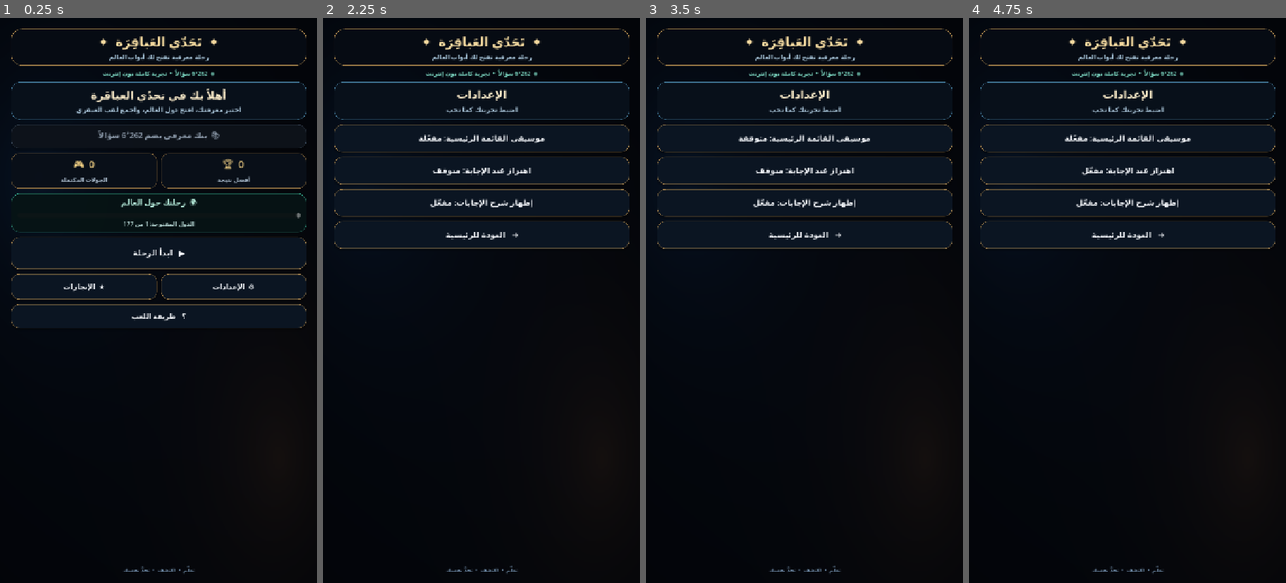
Above: before the commit, frames 1-4 (left to right).
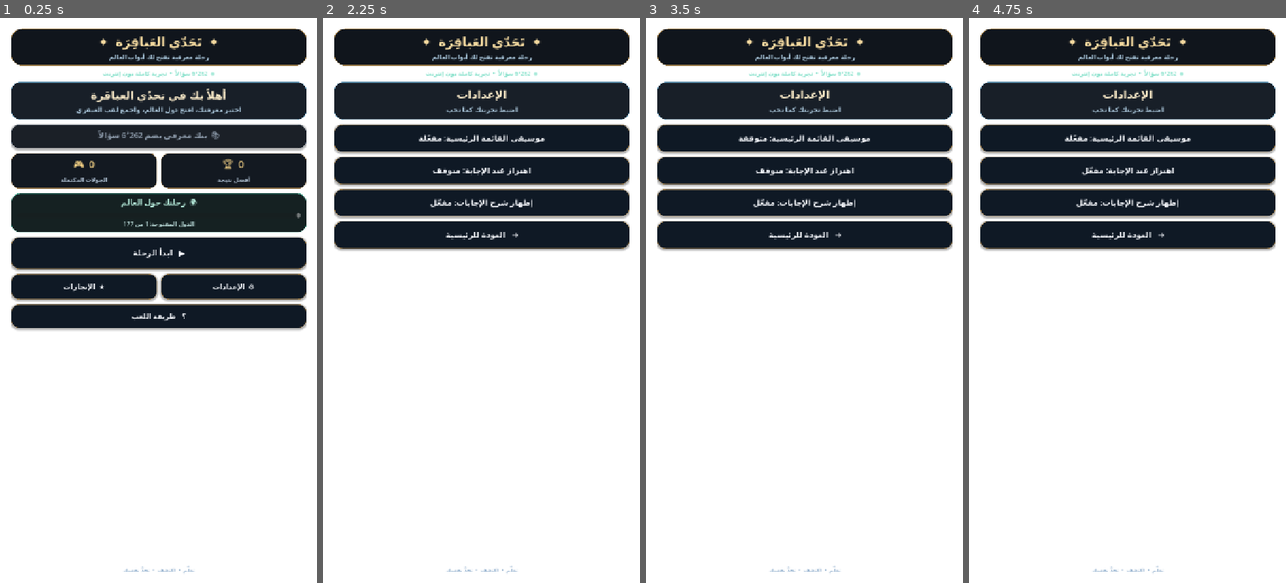
Above: after the commit, the same moments.

Repository: mahdialloui01-art/challenge-
Game: Godot game, scene res://scenes/main.tscn
Two runs of this game, one before a commit and one after it. Both use one fixed random seed, a clock stepped at 60 frames per second and the inputs below.
Inputs:
- Up to frame 1 (0.25 s): no input
- Up to frame 2 (2.25 s): click "▶ ابدأ الرحلة" at 0.5 s; click "⌂ الرئيسية" at 1.25 s; click "⚙ الإعدادات" at 2 s
- Up to frame 3 (3.5 s): click "موسيقى القائمة الرئيسية: مفعّ…" at 2.75 s
- Up to frame 4 (4.75 s): click "موسيقى القائمة الرئيسية: متوق…" at 3.5 s; click "اهتزاز عند الإجابة: متوقف" at 4.25 s

The runs differ from the first frame. In frame 1, 59% of the frame differs, in the area x 0-100%, y 0-100%; in frame 2, 70%; in frame 3, 70%; in frame 4, 70%.

Commit message:
Restyle quiz screen with glowing warm gold and bronze theme

Diff:
--- a/scripts/main.gd
+++ b/scripts/main.gd
@@ -100,7 +100,7 @@
         if question_timer.time_left <= 5.0:
             time_label.add_theme_color_override("font_color", Color("#ff7788"))
         else:
-            time_label.add_theme_color_override("font_color", Color("#ffbd73"))
+            time_label.add_theme_color_override("font_color", Color("#ffb45e"))
     for gem in get_tree().get_nodes_in_group("map_gems"):
         if is_instance_valid(gem):
             gem.rotate_y(delta * 0.9)
@@ -468,7 +468,7 @@
     float glow_a = exp(-length((uv - vec2(0.12, 0.28)) * vec2(1.0, 1.2)) * 4.0);
     float glow_b = exp(-length((uv - vec2(0.88, 0.78)) * vec2(1.1, 1.0)) * 5.0);
     float vignette = 1.0 - smoothstep(0.15, 0.95, length(p));
-    vec3 base = vec3(0.012, 0.021, 0.042) + vec3(0.018, 0.060, 0.11) * glow_a + vec3(0.075, 0.045, 0.018) * glow_b;
+    vec3 warm_a = exp(-length((uv - vec2(0.08, 0.18)) * vec2(1.0, 1.1)) * 3.0);\n    vec3 warm_b = exp(-length((uv - vec2(0.92, 0.82)) * vec2(1.0, 1.0)) * 3.8;\n    vec3 base = vec3(0.018, 0.009, 0.006) + vec3(0.16, 0.055, 0.012) * glow_a + vec3(0.12, 0.035, 0.008) * glow_b + vec3(0.11, 0.045, 0.012) * warm_a + vec3(0.10, 0.025, 0.008) * warm_b;
     COLOR = vec4(base * (0.76 + 0.24 * vignette), 1.0);
 }
 """
@@ -1263,17 +1263,17 @@
     eyebrow.text = "✦  تحدّي العباقرة  ✦     •     " + current_country_name
     eyebrow.horizontal_alignment = HORIZONTAL_ALIGNMENT_CENTER
     eyebrow.add_theme_font_size_override("font_size", 15)
-    eyebrow.add_theme_color_override("font_color", Color("#83dff4"))
+    eyebrow.add_theme_color_override("font_color", Color("#ffd27a"))
     content.add_child(eyebrow)
 
     var top_row := HBoxContainer.new()
     top_row.add_theme_constant_override("separation", 8)
     content.add_child(top_row)
 
-    var category_card := _make_quiz_info_card("المجال", str(item.get("category", "معارف عامة")), Color("#75d9f4"))
+    var category_card := _make_quiz_info_card("المجال", str(item.get("category", "معارف عامة")), Color("#e8a84c"))
     category_card.size_flags_horizontal = Control.SIZE_EXPAND_FILL
     top_row.add_child(category_card)
-    var score_card := _make_quiz_info_card("رصيدك", "★  %d" % score, Color("#ffd477"))
+    var score_card := _make_quiz_info_card("رصيدك", "★  %d" % score, Color("#ffe2a0"))
     score_card.size_flags_horizontal = Control.SIZE_EXPAND_FILL
     top_row.add_child(score_card)
     score_label = score_card.get_meta("value_label") as Label
@@ -1286,7 +1286,7 @@
     progress_label.text = "السؤال  %02d   /   %02d" % [question_index + 1, question_order.size()]
     progress_label.horizontal_alignment = HORIZONTAL_ALIGNMENT_CENTER
     progress_label.add_theme_font_size_override("font_size", 16)
-    progress_label.add_theme_color_override("font_color", Color("#dcecff"))
+    progress_label.add_theme_color_override("font_color", Color("#f6d9a4"))
     content.add_child(progress_label)
 
     var progress_track := ProgressBar.new()
@@ -1296,23 +1296,23 @@
     progress_track.show_percentage = false
     progress_track.custom_minimum_size = Vector2(0, 9)
     var progress_bg := StyleBoxFlat.new()
-    progress_bg.bg_color = Color("#142b43")
+    progress_bg.bg_color = Color("#2b160c")
     progress_bg.set_corner_radius_all(8)
     progress_track.add_theme_stylebox_override("background", progress_bg)
     var progress_fill := StyleBoxFlat.new()
-    progress_fill.bg_color = Color("#42c7dc")
+    progress_fill.bg_color = Color("#ffb84d")
     progress_fill.set_corner_radius_all(8)
     progress_track.add_theme_stylebox_override("fill", progress_fill)
     content.add_child(progress_track)
 
     var question_panel := PanelContainer.new()
     var question_style := StyleBoxFlat.new()
-    question_style.bg_color = Color(0.035, 0.075, 0.13, 0.98)
-    question_style.border_color = Color("#4b9eae")
+    question_style.bg_color = Color(0.075, 0.030, 0.012, 0.99)
+    question_style.border_color = Color("#ffbd62")
     question_style.set_border_width_all(2)
     question_style.set_corner_radius_all(24)
-    question_style.shadow_color = Color(0.0, 0.55, 0.85, 0.20)
-    question_style.shadow_size = 16
+    question_style.shadow_color = Color(1.0, 0.42, 0.06, 0.42)
+    question_style.shadow_size = 24
     question_style.shadow_offset = Vector2(0, 5)
     question_style.content_margin_left = 20
     question_style.content_margin_right = 20
@@ -1330,7 +1330,7 @@
     question_kicker.text = "السؤال"
     question_kicker.horizontal_alignment = HORIZONTAL_ALIGNMENT_CENTER
     question_kicker.add_theme_font_size_override("font_size", 15)
-    question_kicker.add_theme_color_override("font_color", Color("#f1c978"))
+    question_kicker.add_theme_color_override("font_color", Color("#ffce76"))
     question_box.add_child(question_kicker)
 
     question_label = Label.new()
@@ -1340,14 +1340,14 @@
     question_label.autowrap_mode = TextServer.AUTOWRAP_WORD_SMART
     question_label.custom_minimum_size.y = 132
     question_label.add_theme_font_size_override("font_size", 25)
-    question_label.add_theme_color_override("font_color", Color("#f5f8ff"))
+    question_label.add_theme_color_override("font_color", Color("#fff2d8"))
     question_box.add_child(question_label)
 
     var answers_title := Label.new()
     answers_title.text = "اختر الإجابة الصحيحة"
     answers_title.horizontal_alignment = HORIZONTAL_ALIGNMENT_RIGHT
     answers_title.add_theme_font_size_override("font_size", 15)
-    answers_title.add_theme_color_override("font_color", Color("#9dbbd4"))
+    answers_title.add_theme_color_override("font_color", Color("#d8b98b"))
     content.add_child(answers_title)
 
     var options: Array = item.get("answers", [])
@@ -1385,8 +1385,8 @@
 func _make_quiz_info_card(caption: String, value: String, accent: Color) -> PanelContainer:
     var panel := PanelContainer.new()
     var style := StyleBoxFlat.new()
-    style.bg_color = Color(0.035, 0.075, 0.13, 0.96)
-    style.border_color = accent.darkened(0.38)
+    style.bg_color = Color(0.075, 0.032, 0.014, 0.98)
+    style.border_color = accent.lightened(0.08)
     style.set_border_width_all(1)
     style.set_corner_radius_all(15)
     style.content_margin_left = 7
@@ -1401,7 +1401,7 @@
     title.text = caption
     title.horizontal_alignment = HORIZONTAL_ALIGNMENT_CENTER
     title.add_theme_font_size_override("font_size", 12)
-    title.add_theme_color_override("font_color", Color("#91a9c2"))
+    title.add_theme_color_override("font_color", Color("#c9a878"))
     stack.add_child(title)
     var value_label := Label.new()
     value_label.text = value
@@ -1424,12 +1424,12 @@
     button.add_theme_color_override("font_hover_color", Color("#ffffff"))
     button.add_theme_color_override("font_pressed_color", Color("#ffffff"))
     var normal := StyleBoxFlat.new()
-    normal.bg_color = Color(0.045, 0.095, 0.16, 0.98)
-    normal.border_color = Color("#315b78")
+    normal.bg_color = Color(0.09, 0.038, 0.016, 0.99)
+    normal.border_color = Color("#a9632a")
     normal.set_border_width_all(1)
     normal.set_corner_radius_all(18)
-    normal.shadow_color = Color(0.0, 0.0, 0.0, 0.24)
-    normal.shadow_size = 5
+    normal.shadow_color = Color(1.0, 0.40, 0.06, 0.34)
+    normal.shadow_size = 10
     normal.shadow_offset = Vector2(0, 3)
     normal.content_margin_left = 18
     normal.content_margin_right = 18
@@ -1437,11 +1437,11 @@
     normal.content_margin_bottom = 9
     button.add_theme_stylebox_override("normal", normal)
     var hover := normal.duplicate()
-    hover.bg_color = Color("#123653")
-    hover.border_color = Color("#64d7e8")
+    hover.bg_color = Color("#4b260f")
+    hover.border_color = Color("#ffd078")
     hover.set_border_width_all(2)
-    hover.shadow_color = Color(0.0, 0.68, 0.88, 0.22)
-    hover.shadow_size = 10
+    hover.shadow_color = Color(1.0, 0.52, 0.10, 0.55)
+    hover.shadow_size = 17
     button.add_theme_stylebox_override("hover", hover)
     button.add_theme_stylebox_override("pressed", hover)
     button.add_theme_stylebox_override("focus", hover)
@@ -1457,16 +1457,16 @@
     style.content_margin_top = 9
     style.content_margin_bottom = 9
     if state == "correct":
-        style.bg_color = Color("#124b3d")
-        style.border_color = Color("#62f0b5")
+        style.bg_color = Color("#17452c")
+        style.border_color = Color("#8dffad")
         button.add_theme_color_override("font_color", Color("#caffdf"))
     elif state == "wrong":
-        style.bg_color = Color("#552b3b")
-        style.border_color = Color("#ff8291")
+        style.bg_color = Color("#592018")
+        style.border_color = Color("#ff7657")
         button.add_theme_color_override("font_color", Color("#ffe1e5"))
     else:
-        style.bg_color = Color("#17283b")
-        style.border_color = Color("#40546b")
+        style.bg_color = Color("#302014")
+        style.border_color = Color("#76502e")
         button.add_theme_color_override("font_color", Color("#a8b7c8"))
     button.add_theme_stylebox_override("normal", style)
     button.add_theme_stylebox_override("hover", style)
